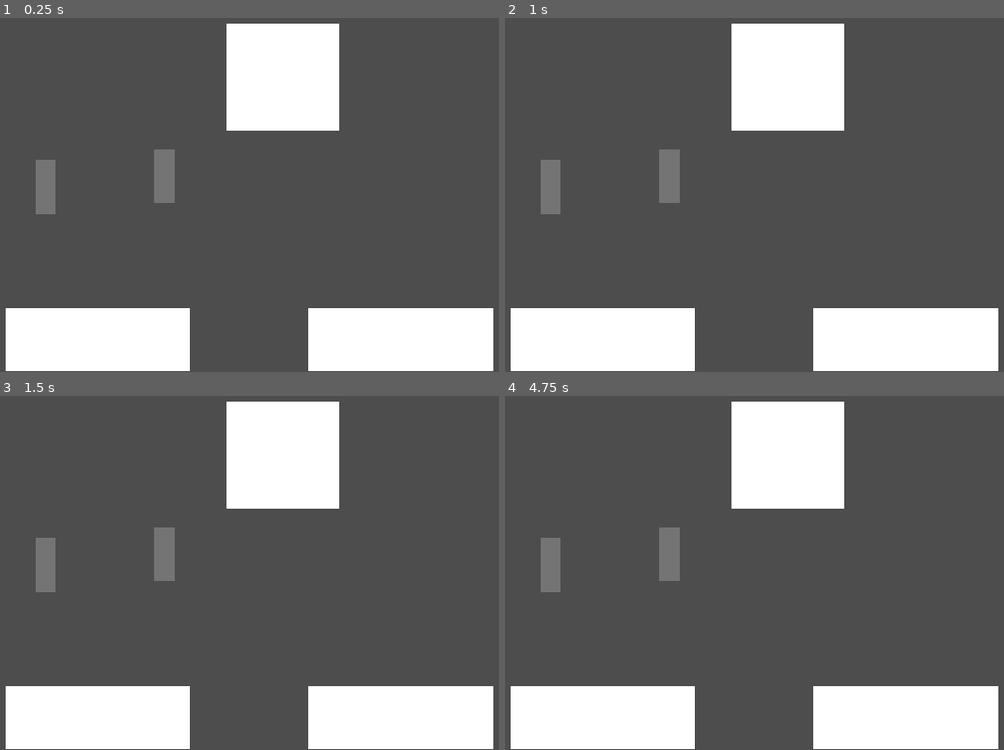
Above: before the commit, frames 1-4 (two rows, left to right).
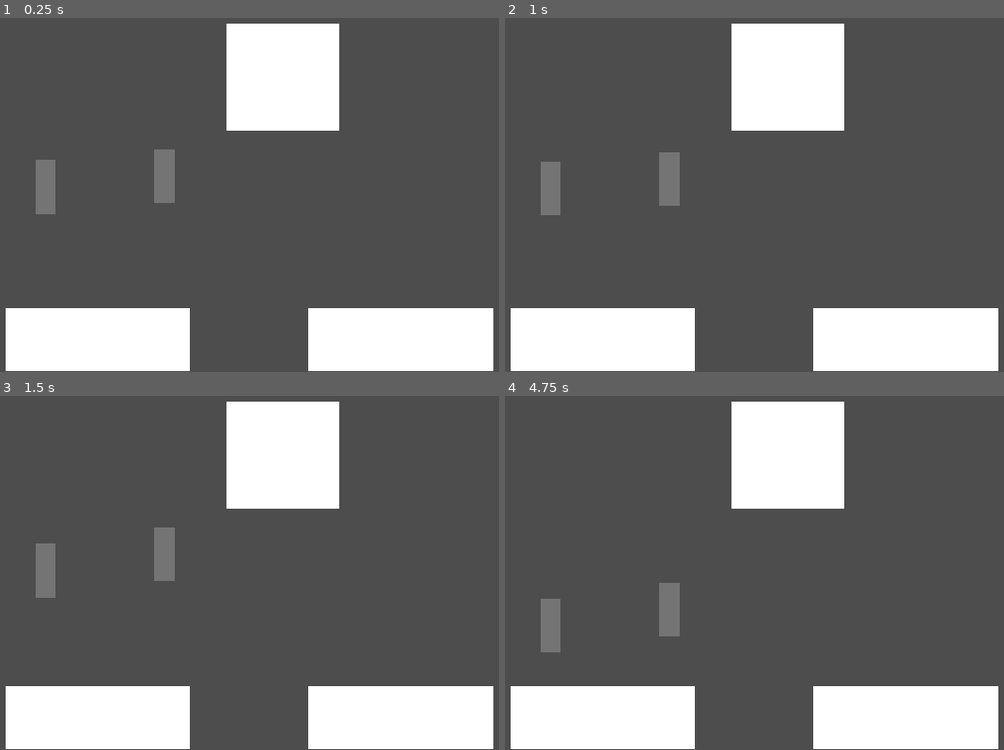
Above: after the commit, the same moments.

Repository: ThePT5/GodotTest
Game: Godot game, scene res://MainGame.tscn
Same seed, same stepped clock (60 frames per second), same inputs: the game is played once before the commit and once after it.
Inputs (mouse positions are in pixels of both pictures, inside the frame that each line leads up to):
- Up to frame 1 (0.25 s): no input
- Up to frame 2 (1 s): move the mouse to (549, 187) at 0.52 s; click (549, 187) at 0.6 s
- Up to frame 3 (1.5 s): move the mouse to (164, 555) at 1.27 s; click (164, 555) at 1.35 s
- Up to frame 4 (4.75 s): move the mouse to (849, 445) at 2.02 s; click (849, 445) at 2.1 s; move the mouse to (739, 622) at 2.77 s; click (739, 622) at 2.85 s; move the mouse to (999, 601) at 3.52 s; click (999, 601) at 3.6 s; move the mouse to (549, 473) at 4.27 s; click (549, 473) at 4.35 s

Frame 1 is identical in both runs. In frame 2, 0.1% of the frame differs, in the area x 7-36%, y 37-56%; in frame 3, 0.1%; in frame 4, 2.5%, in the area x 7-36%, y 37-73%.

Commit message:
Updated cursor mechanics

Diff:
--- a/test/Trash.tscn
+++ b/test/Trash.tscn
@@ -12,7 +12,7 @@
 [node name="RigidBody2D" type="RigidBody2D" unique_id=1170681892]
 input_pickable = true
 physics_material_override = SubResource("PhysicsMaterial_e3m3f")
-gravity_scale = 0.0
+gravity_scale = 0.01
 script = ExtResource("1_tunu6")
 
 [node name="CollisionShape2D" type="CollisionShape2D" parent="." unique_id=693008734]
@@ -26,6 +26,3 @@
 z_index = 1
 scale = Vector2(30.999996, 83)
 mesh = SubResource("BoxMesh_mixpf")
-
-[connection signal="input_event" from="." to="." method="_on_input_event"]
-[connection signal="mouse_entered" from="." to="." method="_on_mouse_entered"]
--- a/test/player_manager.gd
+++ b/test/player_manager.gd
@@ -11,18 +11,15 @@
 		print
 	elif Input.is_mouse_button_pressed(MOUSE_BUTTON_LEFT):
 		leftMouseButtonState = true
-		selectedObject.position = self.position
-	elif exited:
-		print("Real")
+		selectedObject.setReleased(false)
+	elif Input.is_action_just_released("LEFT_MOUSE_BUTTON"):
 		leftMouseButtonState = false
-		selectedObject = null
+		selectedObject.setReleased(true)
 
 func _on_body_entered(body: Node2D) -> void:
-	print("Hi")
+	selectedObject = body
+
+func _on_body_exited(body: Node2D) -> void:
 	if leftMouseButtonState == false:
 		exited = false
-		selectedObject = body
-
-func _on_body_exited(body: Node2D) -> void:
-	print("Bye")
-	exited = true
+		selectedObject = null
--- a/test/spawner.gd
+++ b/test/spawner.gd
@@ -22,11 +22,7 @@
 
 #func _on_timer_timeout() -> void:
 	#var nTrash = TRASH.instantiate()
-	##trashList.insert(-1, nTrash)
+	#trashList.insert(-1, nTrash)
 	#trashList.append(nTrash)
 	#add_child(nTrash)
 	#nTrash.position = localPos
-
-## function Input
-## if mouseCursor over Trash:
-	## move thing to cursor position
--- a/test/trash.gd
+++ b/test/trash.gd
@@ -1,5 +1,7 @@
 class_name Trash
 extends RigidBody2D
+
+var released = true
 
 ## This is the class for Trash
 
@@ -8,10 +10,16 @@
 func _ready() -> void:
 	print("showting")
 
+func _integrate_forces(state: PhysicsDirectBodyState2D) -> void:
+	if released != true:
+		print("Hi")
+		state.transform.origin = get_viewport().get_mouse_position()
+
+func setReleased(v) -> void:
+	released = v
+
 func get_trashType() :
 	return trashType
-
-
 
 #func _on_input_event(viewport: Node, event: InputEvent, shape_idx: int) -> void:
 	#if Input.is_mouse_button_pressed(MOUSE_BUTTON_LEFT):
